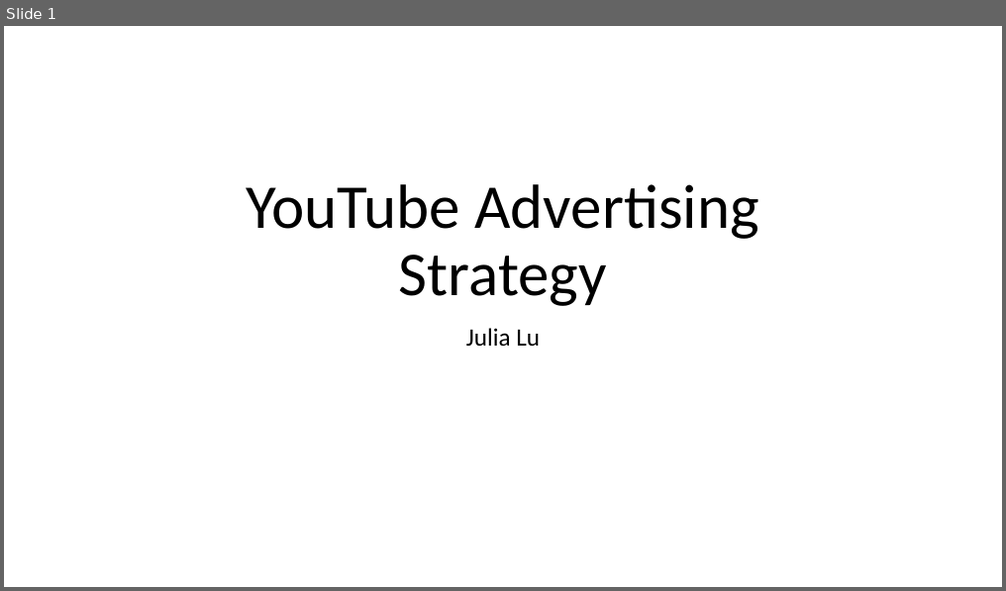
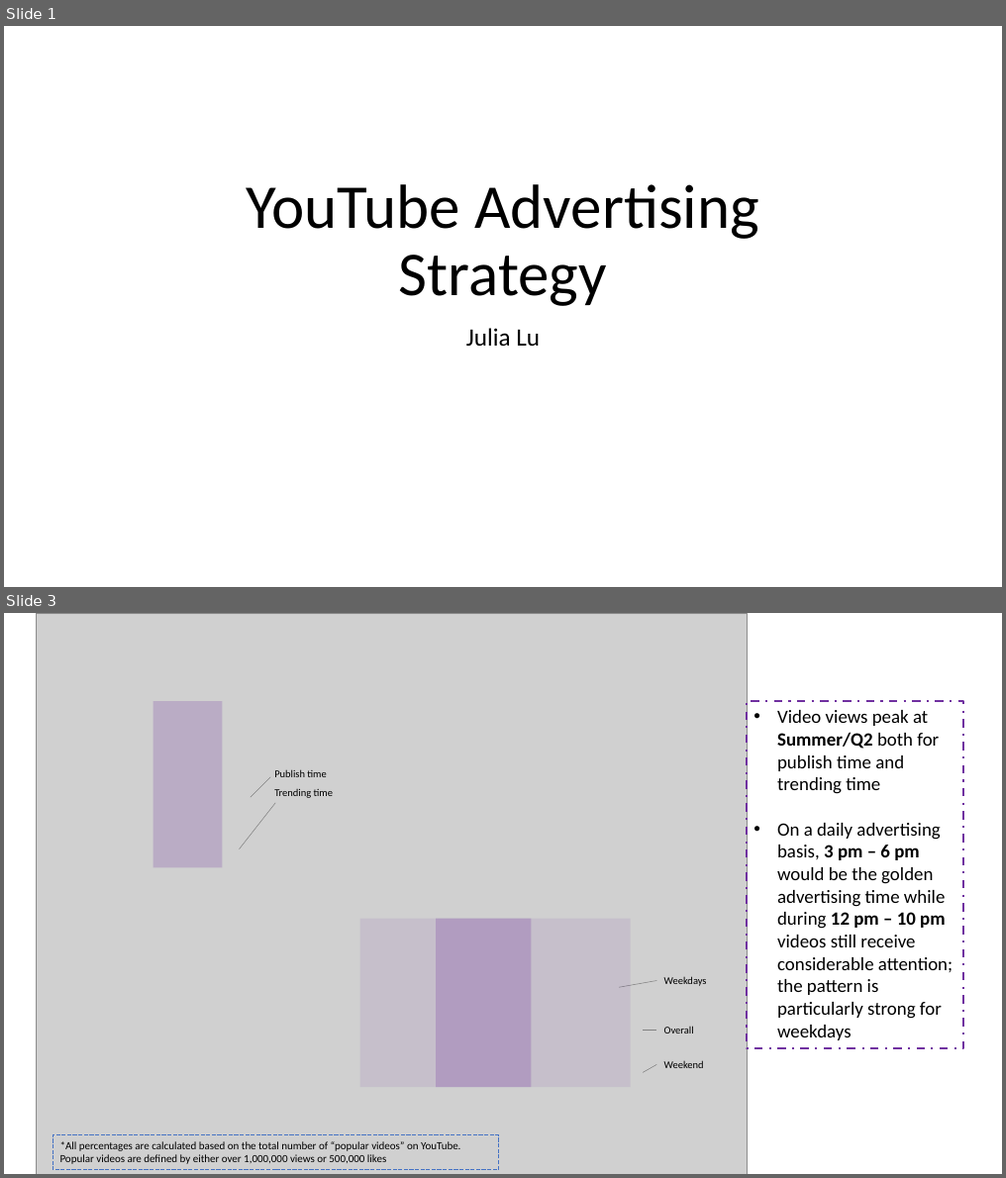
Before and after one commit to julialu-nini/ds-youtube-project, a slide deck: analysis.pptx. Shown one above the other, each under a label of ours: slide 1 before the commit, slides 1 and 3 after it; the slides between them are not shown. The pictures are 1006x591 and 1006x1178 pixels, drawn with LibreOffice and Linux fonts; fonts in the diff are those of the drawing; grey boxes stand for pictures. Boxes give left, top, right and bottom in pixels: in the first picture for what was removed or moved away, otherwise in the second. Text is boxed around its words. In the diff, an @@ line names an element or a change of style, - is before the commit and + after.

```diff
--- a/analysis.pptx
+++ b/analysis.pptx
@@ slide 3 added at (4, 613, 1002, 1174), background #FFFFFF @@
@@ rectangle added at (746, 701, 963, 1049), outline #7030A0 2 pt dashed, 18 pt, text #000000 @@
+• Video views peak at Summer/Q2 both for publish time and trending time
+• On a daily advertising basis, 3 pm – 6 pm would be the golden advertising time while during 12 pm – 10 pm videos still receive considerable attention; the pattern is particularly strong for weekdays
@@ group added at (37, 613, 746, 1174): 5 texts, 5 lines, 4 rectangles, 1 picture @@
+*All percentages are calculated based on the total number of “popular videos” on YouTube.
+Popular videos are defined by either over 1,000,000 views or 500,000 likes
+Weekdays
+Overall
+Weekend
+Publish time
+Trending time
```
Also in this commit, not shown: 1 other slide added, 2 slides removed.
